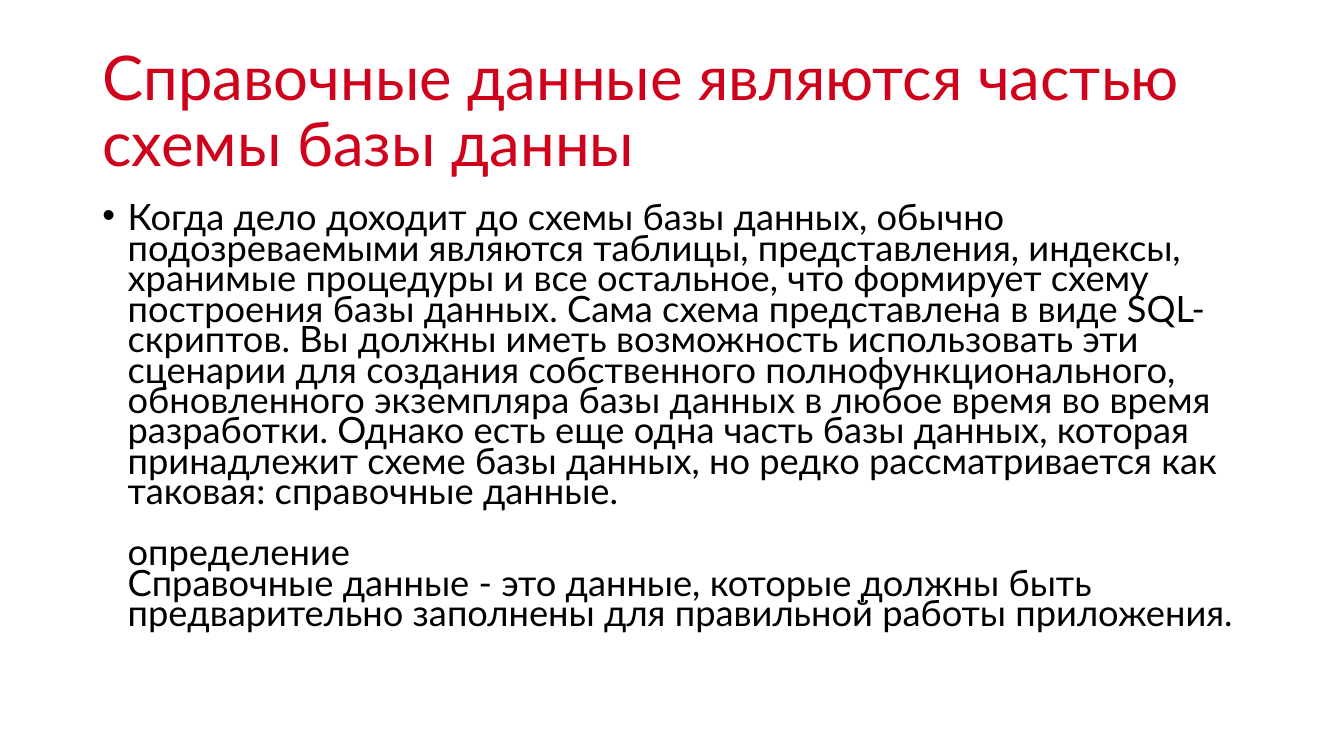
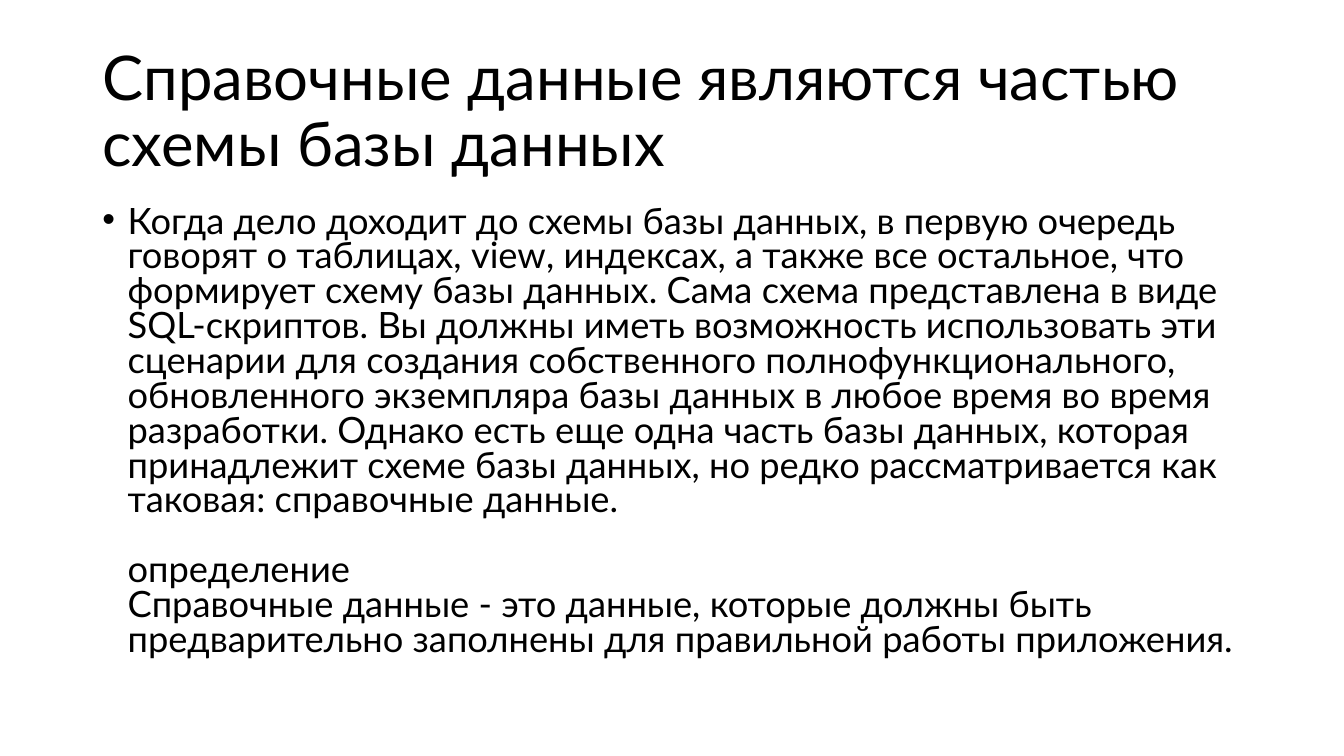
Before and after one commit to Sa1Gur/DbTest.Containers, a slide deck: slide 7 of DbaseTesting.pptx (slide 9 before the commit). Drawn at 1344x756 pixels with LibreOffice and Linux fonts; fonts in the diff are those of the drawing. Boxes give left, top, right and bottom in pixels: in the first picture for what was removed or moved away, otherwise in the second. Text is boxed around its words. In the diff, an @@ line names an element or a change of style, - is before the commit and + after.

Commit message:
cleanup text

```diff
--- a/DbaseTesting.pptx
+++ b/DbaseTesting.pptx
@@ title at (x1=102, y1=55, x2=1178, y2=177): text changed; text colour #D0021B to #000000 @@
-Справочные данные являются частью схемы базы данны
+Справочные данные являются частью схемы базы данных
@@ text at (x1=128, y1=208, x2=1232, y2=659): text changed @@
-• Когда дело доходит до схемы базы данных, обычно подозреваемыми являются таблицы, представления, индексы, хранимые процедуры и все остальное, что формирует схему построения базы данных. Сама схема представлена в виде SQL-скриптов. Вы должны иметь возможность использовать эти сценарии для создания собственного полнофункционального, обновленного экземпляра базы данных в любое время во время разработки. Однако есть еще одна часть базы данных, которая принадлежит схеме базы данных, но редко рассматривается как таковая: справочные данные.
-  определение
-  Справочные данные - это данные, которые должны быть предварительно заполнены для правильной работы приложения.
+• Когда дело доходит до схемы базы данных, в первую очередь говорят о таблицах, view, индексах, а также все остальное, что формирует схему базы данных. Сама схема представлена в виде SQL-скриптов. Вы должны иметь возможность использовать эти сценарии для создания собственного полнофункционального, обновленного экземпляра базы данных в любое время во время разработки. Однако есть еще одна часть базы данных, которая принадлежит схеме базы данных, но редко рассматривается как таковая: справочные данные.
+  определение
+  Справочные данные - это данные, которые должны быть предварительно заполнены для правильной работы приложения.
```
Also in this commit, not shown: 20 other slides changed, 3 slides added, 4 slides removed.
